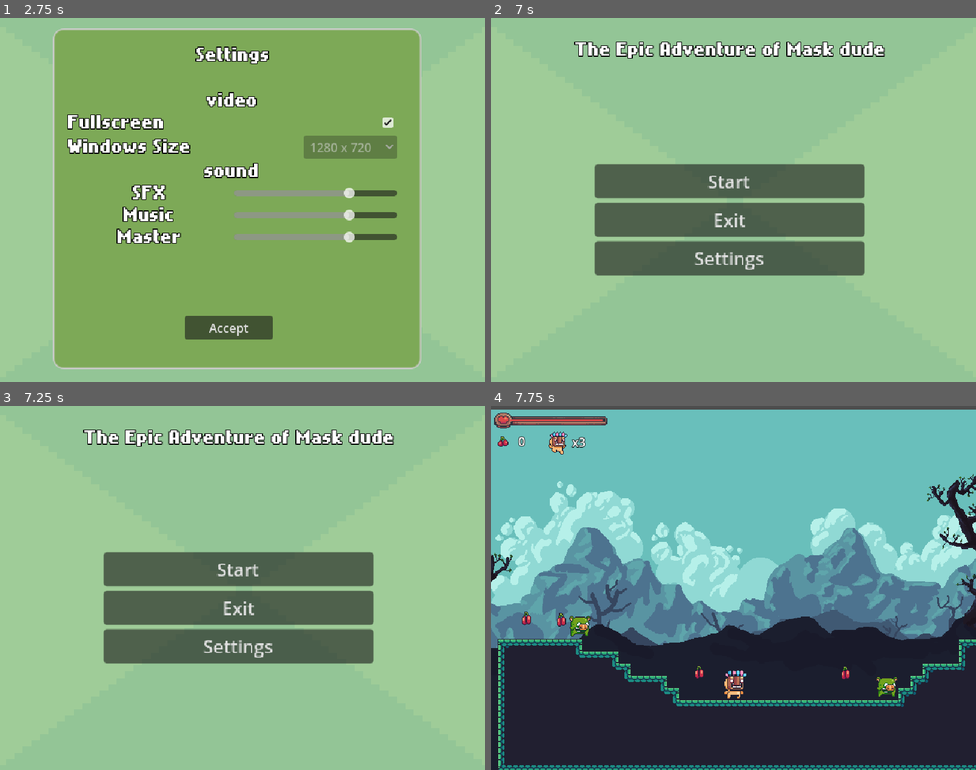
Above: before the commit, frames 1-4 (two rows, left to right).
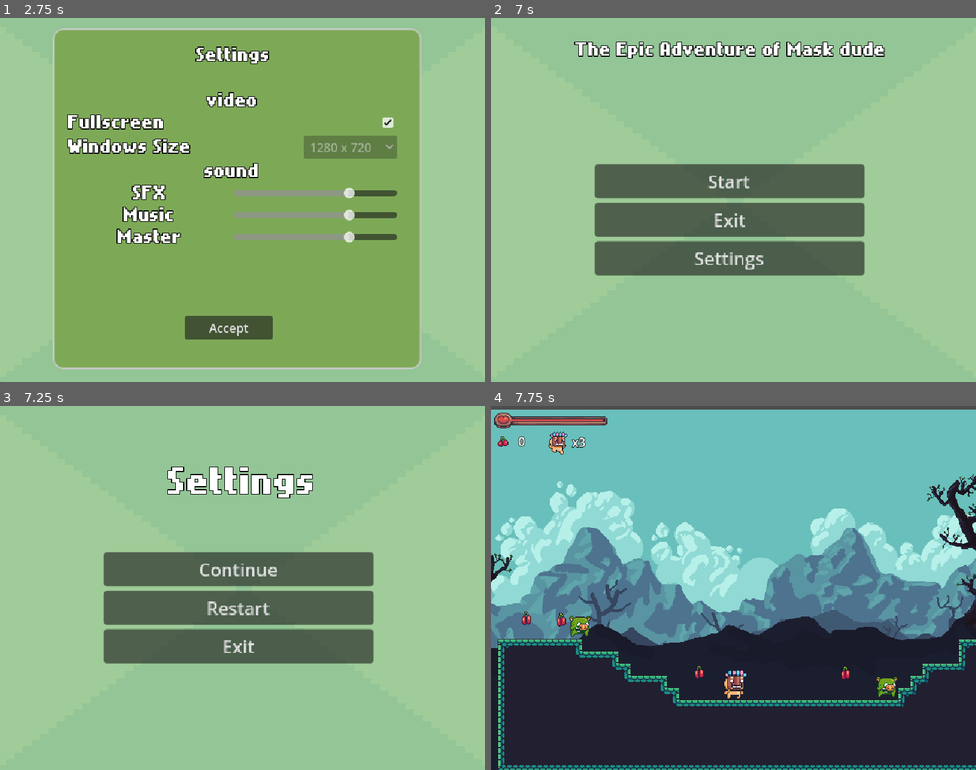
Above: after the commit, the same moments.

Repository: TheBasol/Mask-dude-adventure
Game: Godot game, scene res://main_menu.tscn
Two runs of this game, one before a commit and one after it. Both use one fixed random seed, a clock stepped at 60 frames per second and the inputs below.
Inputs:
- Up to frame 1 (2.75 s): click "Settings" at 0.5 s; click "Start" at 1.25 s; click "Start" at 2 s
- Up to frame 2 (7 s): click "Accept" at 2.75 s; tap Enter (ui_accept) at 3.5, 3.77, 4.25, 4.52, 5, 5.75, 6.02, 6.5, 6.77 s; hold Right (ui_right) 3.53-5.03 s; tap Z (dash) at 3.6, 5.1, 6.6 s; tap X (grab) at 4.35, 5.85 s; hold Left (ui_left) 5.03-5.78 s; hold Right (ui_right) from 5.78 s (still down)
- Up to frame 3 (7.25 s): keep holding Right (ui_right); tap Escape (ui_pause, bound only after the commit) at 7.15 s
- Up to frame 4 (7.75 s): release Right (ui_right) at 7.25 s; click "Start" (after the commit: "Restart") at 7.25 s

Frames 1-2 are identical in both runs. In frame 3, 4.1% of the frame differs, in the area x 17-82%, y 6-70%; in frame 4, nothing differs.

Commit message:
fix sounds

Diff:
--- a/SAVE.gd
+++ b/SAVE.gd
@@ -35,4 +35,4 @@
 func save_data():
 	var file = FileAccess.open(SAVEFILE,FileAccess.WRITE)
 	file.store_var(game_data)
-	file.close()  # Cerrar archivo correctamente
+	file.close()
--- a/Scenes/world.tscn
+++ b/Scenes/world.tscn
@@ -534,17 +534,29 @@
 [node name="Saw" parent="Traps" instance=ExtResource("13_c5t2i")]
 position = Vector2(564, 333)
 
+[node name="dmgPlayer" parent="Traps/Saw/trueSaw" index="1"]
+dmg = 3
+
 [node name="Saw2" parent="Traps" instance=ExtResource("13_c5t2i")]
 position = Vector2(851, 367)
 platformSpeed = 0.4
 
+[node name="dmgPlayer" parent="Traps/Saw2/trueSaw" index="1"]
+dmg = 3
+
 [node name="Saw3" parent="Traps" instance=ExtResource("13_c5t2i")]
 position = Vector2(1483, 434)
+
+[node name="dmgPlayer" parent="Traps/Saw3/trueSaw" index="1"]
+dmg = 3
 
 [node name="Saw4" parent="Traps" instance=ExtResource("13_c5t2i")]
 position = Vector2(2150, 400)
 platformSpeed = 0.4
 
+[node name="dmgPlayer" parent="Traps/Saw4/trueSaw" index="1"]
+dmg = 3
+
 [node name="Saw5" parent="Traps" instance=ExtResource("13_c5t2i")]
 position = Vector2(2677, 345)
 platformSpeed = 0.4
@@ -585,6 +597,10 @@
 position = Vector2(990, 400)
 
 [editable path="Player"]
+[editable path="Traps/Saw"]
+[editable path="Traps/Saw2"]
+[editable path="Traps/Saw3"]
+[editable path="Traps/Saw4"]
 [editable path="Traps/Saw5"]
 [editable path="Traps/Saw6"]
 [editable path="Traps/Saw7"]
--- /dev/null
+++ b/Scripts/settings_menu.gd
@@ -0,0 +1,16 @@
+extends Node
+
+func _on_button_pressed() -> void:
+	get_tree().call_deferred("change_scene_to_file","res://Scenes/world.tscn")
+	queue_free()
+	get_tree().paused = false
+
+
+func _on_button_2_pressed() -> void:
+	get_tree().quit()
+
+
+func _on_button_3_pressed() -> void:
+	get_tree().paused = false
+	queue_free()
+	get_tree().get_root().set_input_as_handled()
--- a/global.gd
+++ b/global.gd
@@ -17,8 +17,23 @@
 		health = val
 		Save.game_data.health = val
 
+const SETTINGS_MENU = preload("uid://i3nhww6cp7ir")
+
 func _ready() -> void:
 	call_deferred("_initialize_values")
+
+func _unhandled_input(event):
+	# Comprueba si se presionó la acción y el juego no está ya pausado
+	if event.is_action_pressed("ui_pause") and not get_tree().paused:
+		# Pausa el juego
+		get_tree().paused = true
+		# Crea una instancia del menú de pausa
+		var menu = SETTINGS_MENU.instantiate()
+		# Añádelo a la escena actual
+		get_tree().get_root().add_child(menu)
+	else:
+		get_tree().paused = false
+
 
 func _initialize_values():
 	lifes = Save.game_data.lifes
--- /dev/null
+++ b/pause_menu.tscn
@@ -0,0 +1,51 @@
+[gd_scene load_steps=5 format=3 uid="uid://i3nhww6cp7ir"]
+
+[ext_resource type="Script" uid="uid://bdcaucd7x3ryw" path="res://Scripts/settings_menu.gd" id="1_05uyy"]
+[ext_resource type="Texture2D" uid="uid://dpi8bqqmoiw8h" path="res://assets/Background/Green.png" id="2_p81d2"]
+[ext_resource type="FontFile" uid="uid://6kevsfysjxx2" path="res://assets/Fonts/NokiaCellphoneFC.ttf" id="3_2nc7s"]
+
+[sub_resource type="LabelSettings" id="LabelSettings_jix8l"]
+font = ExtResource("3_2nc7s")
+font_size = 40
+outline_size = 4
+outline_color = Color(0, 0, 0, 1)
+
+[node name="Settings_Menu" type="CanvasLayer"]
+process_mode = 3
+script = ExtResource("1_05uyy")
+
+[node name="Green" type="Sprite2D" parent="."]
+position = Vector2(322, 243)
+scale = Vector2(11.21852, 8.25269)
+texture = ExtResource("2_p81d2")
+
+[node name="Label" type="Label" parent="."]
+offset_left = 222.0
+offset_top = 76.0
+offset_right = 646.0
+offset_bottom = 147.0
+text = "Settings"
+label_settings = SubResource("LabelSettings_jix8l")
+
+[node name="VBoxContainer" type="VBoxContainer" parent="."]
+offset_left = 137.0
+offset_top = 193.00002
+offset_right = 378.65118
+offset_bottom = 332.97455
+scale = Vector2(1.477336, 1.4502635)
+
+[node name="Button3" type="Button" parent="VBoxContainer"]
+layout_mode = 2
+text = "Continue"
+
+[node name="Button" type="Button" parent="VBoxContainer"]
+layout_mode = 2
+text = "Restart"
+
+[node name="Button2" type="Button" parent="VBoxContainer"]
+layout_mode = 2
+text = "Exit"
+
+[connection signal="pressed" from="VBoxContainer/Button3" to="." method="_on_button_3_pressed"]
+[connection signal="pressed" from="VBoxContainer/Button" to="." method="_on_button_pressed"]
+[connection signal="pressed" from="VBoxContainer/Button2" to="." method="_on_button_2_pressed"]
--- a/project.godot
+++ b/project.godot
@@ -40,6 +40,11 @@
 "events": [Object(InputEventKey,"resource_local_to_scene":false,"resource_name":"","device":-1,"window_id":0,"alt_press …(192 unchanged characters)…
 ]
 }
+ui_pause={
+"deadzone": 0.2,
+"events": [Object(InputEventKey,"resource_local_to_scene":false,"resource_name":"","device":-1,"window_id":0,"alt_pressed":false,"shift_pressed":false,"ctrl_pressed":false,"meta_pressed":false,"pressed":false,"keycode":0,"physical_keycode":4194305,"key_label":0,"unicode":0,"location":0,"echo":false,"script":null)
+]
+}
 
 [layer_names]
 
Not shown, added: Scripts/settings_menu.gd.uid
